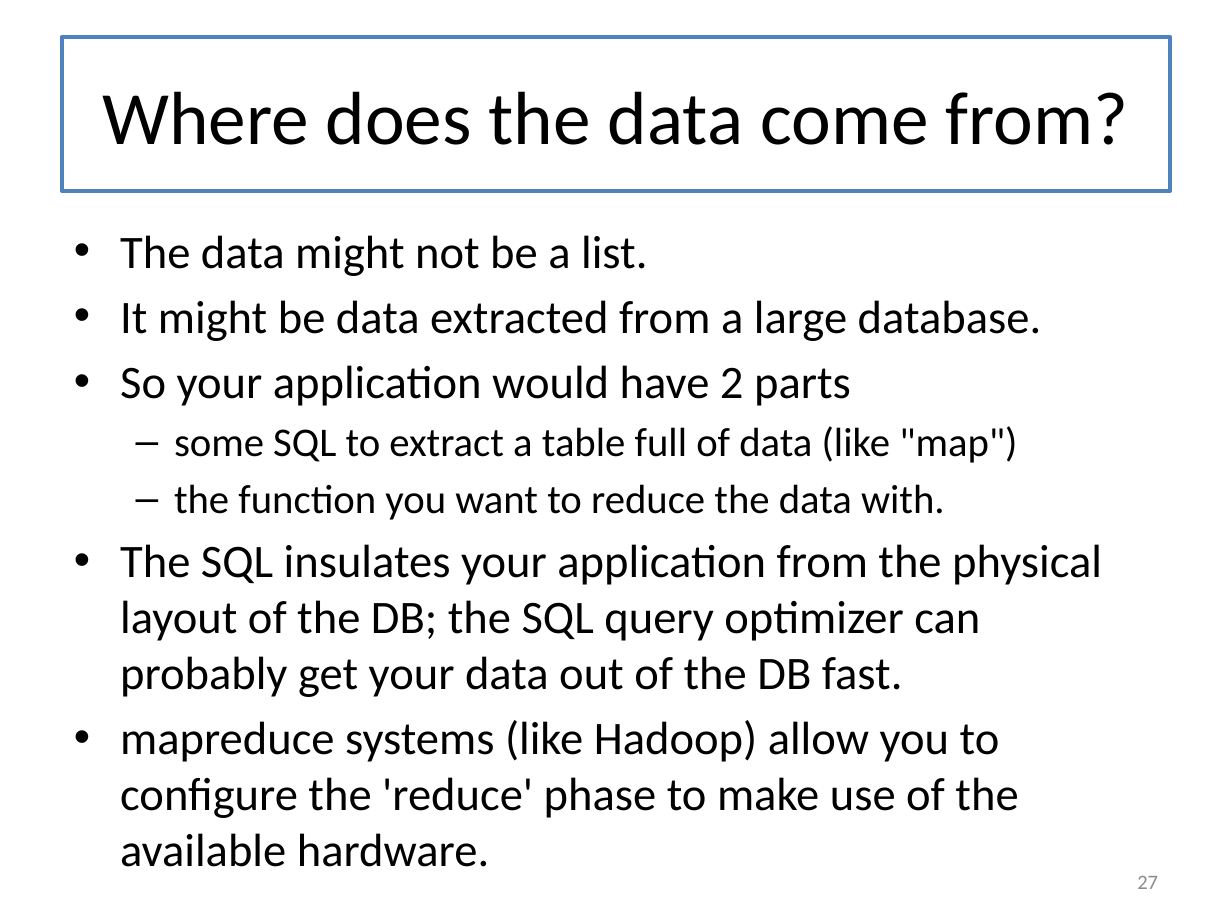
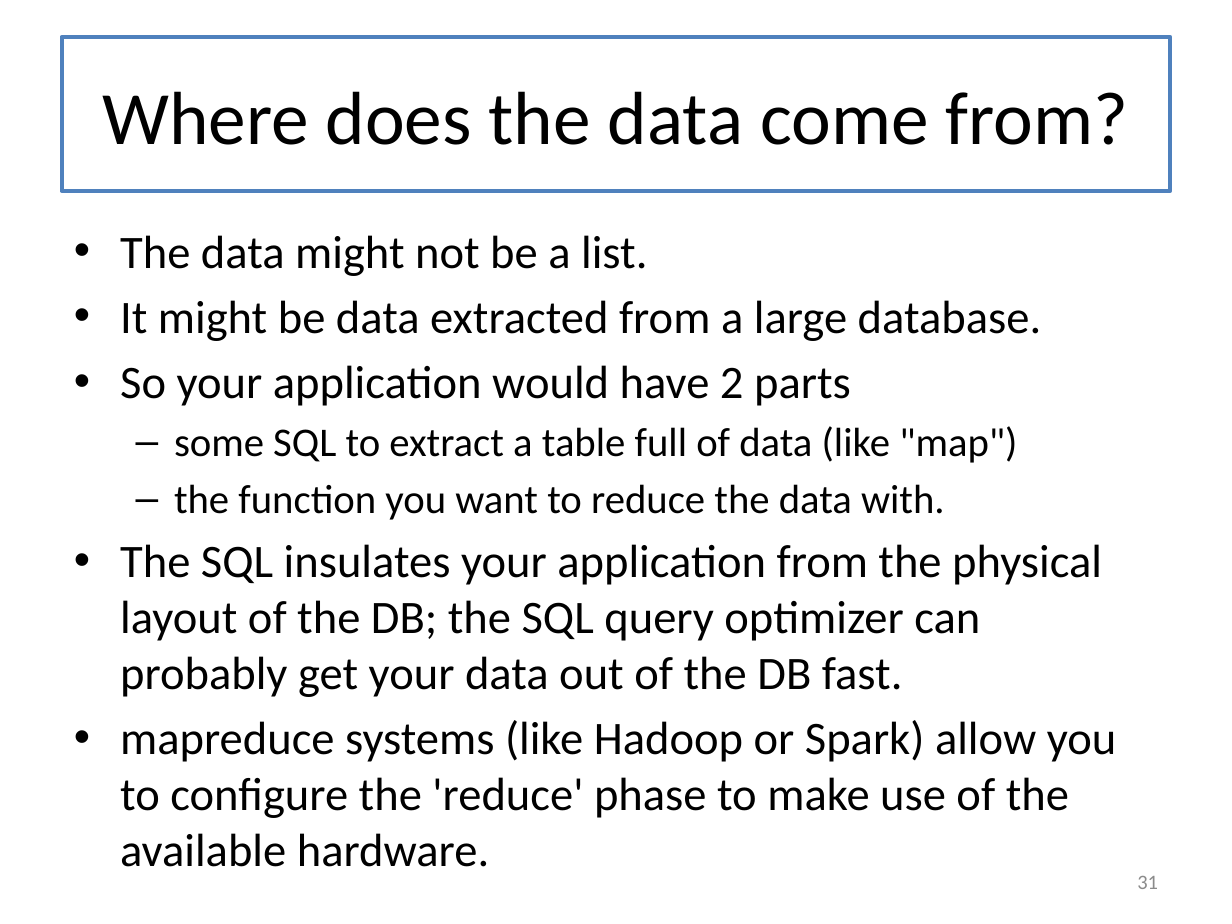
Before and after one commit to mwand/cs5010f17, a slide deck: slide 31 of Slides/Lesson 6.4 Foldr.pptx (slide 27 before the commit). Drawn at 1232x924 pixels with LibreOffice and Linux fonts; fonts in the diff are those of the drawing. Boxes give left, top, right and bottom in pixels: in the first picture for what was removed or moved away, otherwise in the second. Text is boxed around its words. In the diff, an @@ line names an element or a change of style, - is before the commit and + after.

```diff
--- a/Slides/Lesson 6.4 Foldr.pptx
+++ b/Slides/Lesson 6.4 Foldr.pptx
@@ text at bbox=[120, 720, 1117, 818]: text changed @@
-• mapreduce systems (like Hadoop) allow you to configure the 'reduce' phase to make use of the available hardware.
+• mapreduce systems (like Hadoop or Spark) allow you to configure the 'reduce' phase to make use of the available hardware.
@@ page number at bbox=[1137, 876, 1158, 889]: text changed @@
-27
+31
```
Also in this commit, not shown: 13 other slides changed, 5 slides added, 1 slide removed, 7 other files.
